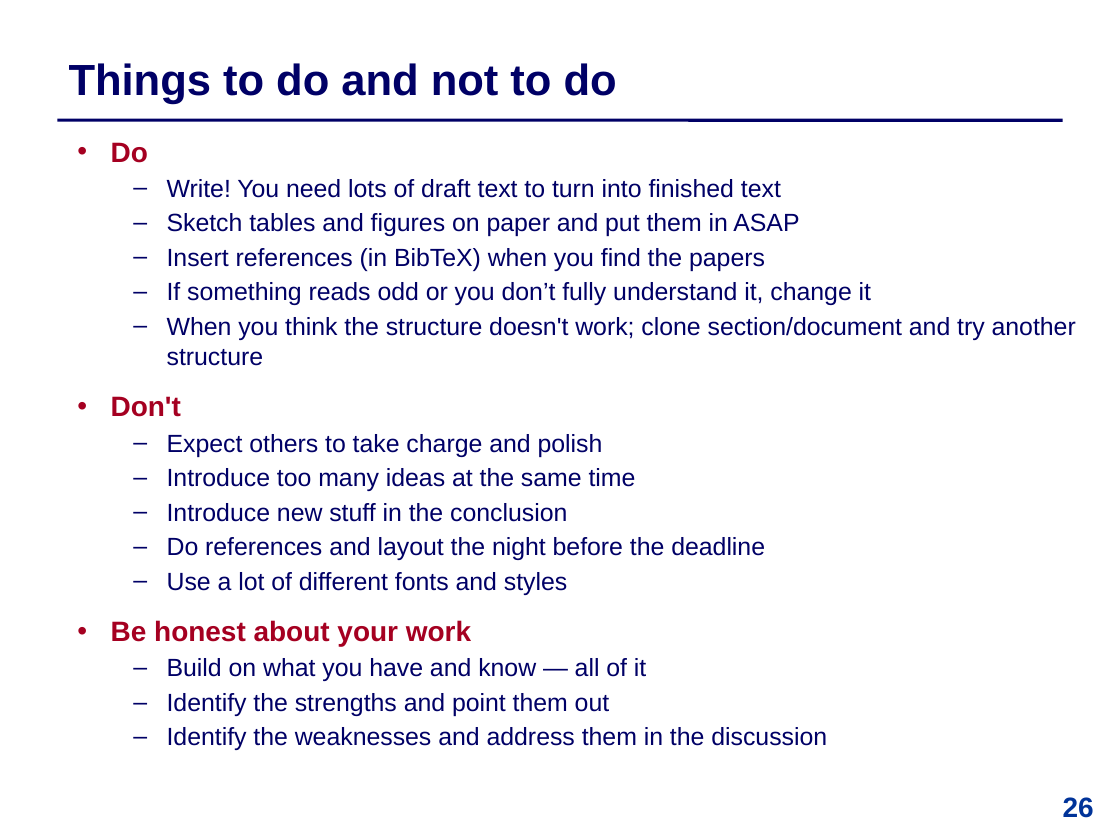
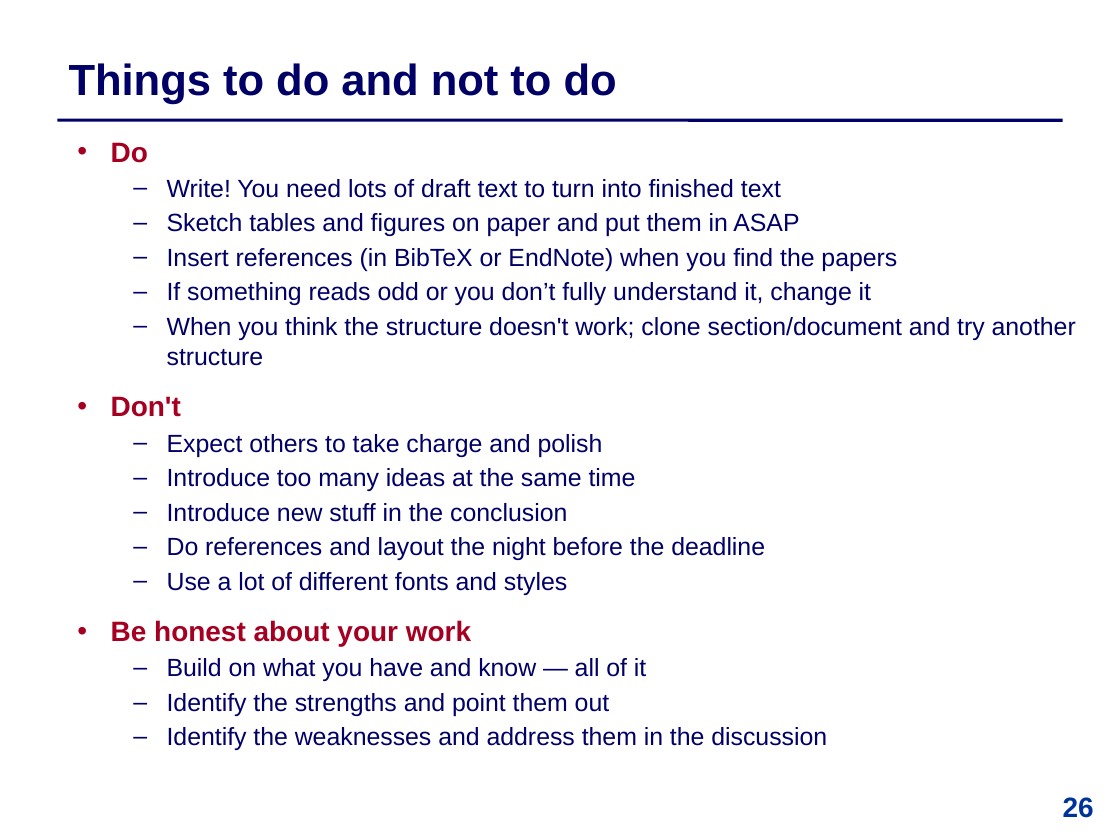
Before and after one commit to IntProgAU/Materiale, a slide deck: slide 26 of web/b22/2 Academic Writing.pptx. Drawn at 1120x840 pixels with LibreOffice and Linux fonts; fonts in the diff are those of the drawing. Boxes give left, top, right and bottom in pixels: in the first picture for what was removed or moved away, otherwise in the second. Text is boxed around its words. In the diff, an @@ line names an element or a change of style, - is before the commit and + after.

```diff
--- a/web/b22/2 Academic Writing.pptx
+++ b/web/b22/2 Academic Writing.pptx
@@ text at <box>167,248,897,271</box>: text changed @@
-  – Insert references (in BibTeX) when you find the papers
+  – Insert references (in BibTeX or EndNote) when you find the papers
```
Also in this commit, not shown: 2 other slides changed.
